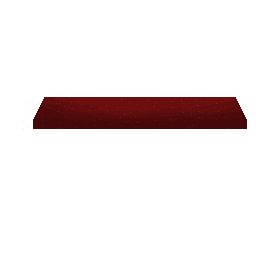
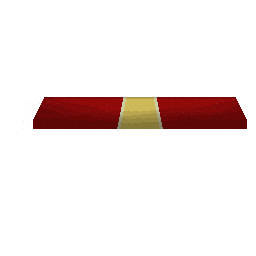
Layer changes from the first 256x256 image to the second:
added layer "Layer 5" above "Layer 2" over [44, 97, 236, 99]
added layer "Layer 3 copy" above "Layer 3" over [120, 97, 160, 129]
added layer "Layer 3" above "Layer 1" over [117, 97, 163, 129]
painted on "Floor" over [33, 97, 247, 129]
